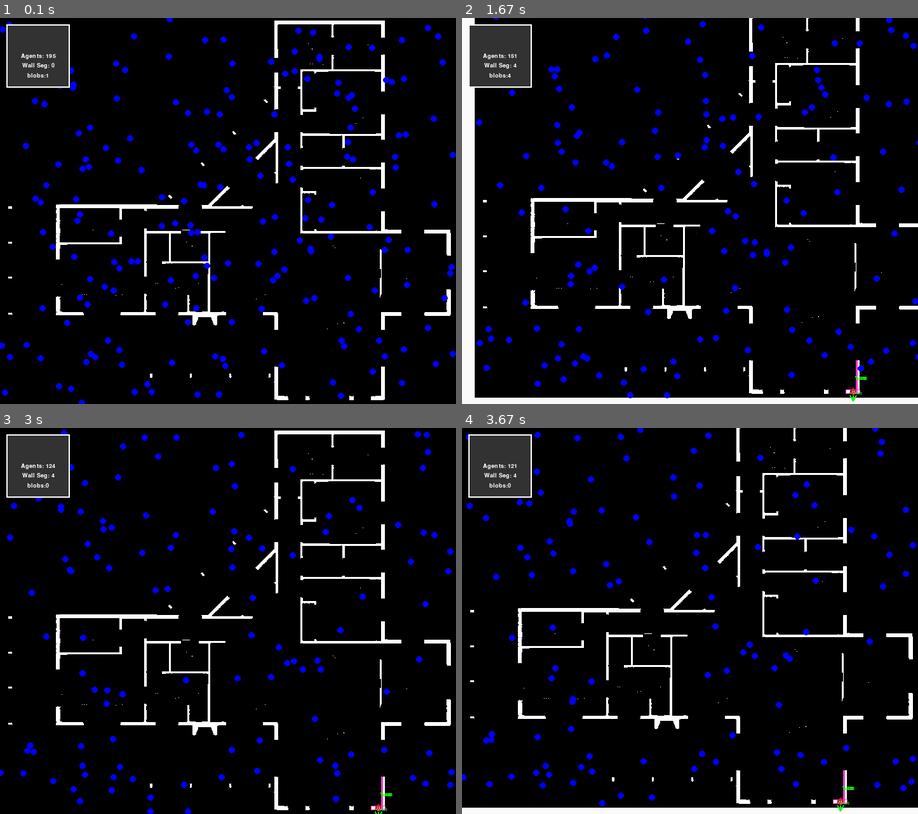
Above: before the commit, frames 1-4 (two rows, left to right).
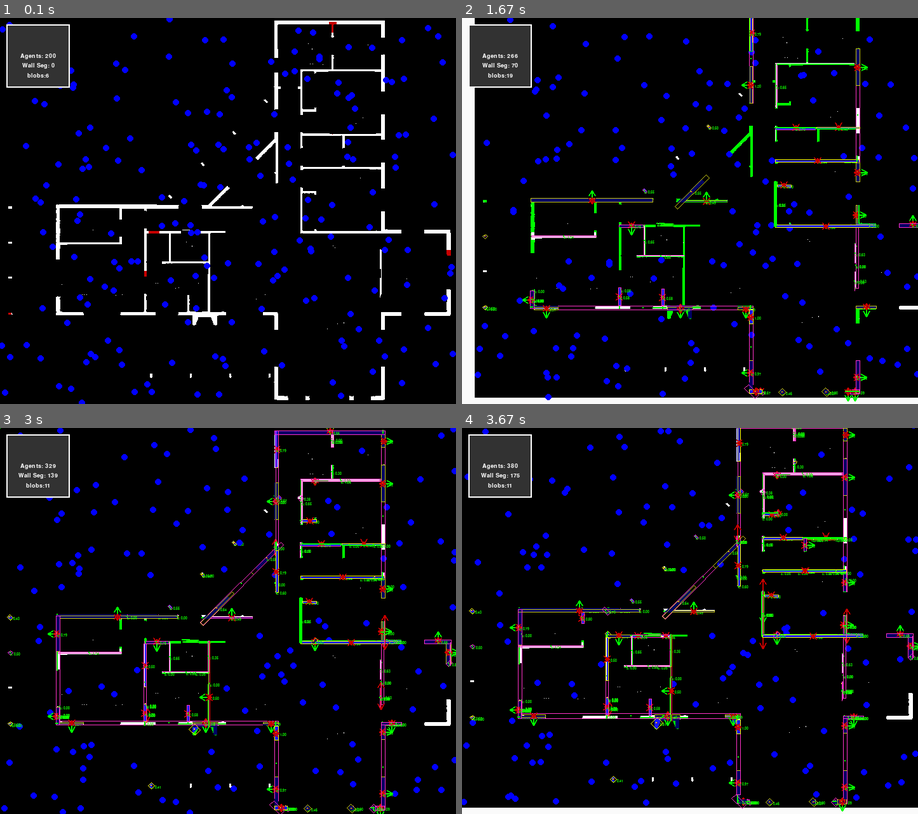
Above: after the commit, the same moments.

Repository: b62303411/house_gen
Game: pygame game, started from main_sim.py
Two runs of this game, one before a commit and one after it. Both use one fixed random seed, a clock stepped at 60 frames per second and the inputs below.
Inputs:
- Up to frame 1 (0.1 s): no input
- Up to frame 2 (1.67 s): hold Right 0.33-0.8 s; hold Up 0.83-1.3 s; hold Right from 1.33 s (still down)
- Up to frame 3 (3 s): release Right at 1.8 s; hold Left 1.83-2.37 s; hold Down 2.4-2.87 s; hold Left from 2.9 s (still down)
- Up to frame 4 (3.67 s): release Left at 3.37 s; hold Up from 3.4 s (still down)

The runs differ from the first frame. In frame 1, 0.1% of the frame differs, in the area x 1-99%, y 0-87%; in frame 2, 8.5%; in frame 3, 9.3%, in the area x 0-100%, y 0-100%; in frame 4, 9.2%.

Commit message:
works sort of but not really ready to merge

Diff:
--- a/experiment_floorplan.json
+++ b/experiment_floorplan.json
@@ -1,5 +1,509 @@
 {
-  "nodes": [],
-  "edges": [],
+  "nodes": [
+    {
+      "id": "N1",
+      "x": 29.0,
+      "y": 14.666666666666666
+    },
+    {
+      "id": "N2",
+      "x": 32.2,
+      "y": 39.93333333333333
+    },
+    {
+      "id": "N3",
+      "x": 15.233333333333333,
+      "y": 30.933333333333334
+    },
+    {
+      "id": "N4",
+      "x": 36.03333333333333,
+      "y": 12.266666666666667
+    },
+    {
+      "id": "N5",
+      "x": 29.0,
+      "y": 7.377123616632828
+    },
+    {
+      "id": "N6",
+      "x": 15.233333333333333,
+      "y": 31.133333333333333
+    },
+    {
+      "id": "N7",
+      "x": 40.2,
+      "y": 31.066666666666666
+    },
+    {
+      "id": "N8",
+      "x": 31.533333333333335,
+      "y": 22.533333333333335
+    },
+    {
+      "id": "N9",
+      "x": 6.0,
+      "y": 31.066666666666666
+    },
+    {
+      "id": "N10",
+      "x": 36.03333333333333,
+      "y": 12.9
+    },
+    {
+      "id": "N11",
+      "x": 29.0,
+      "y": 12.8
+    },
+    {
+      "id": "N12",
+      "x": 28.966666666666665,
+      "y": 31.833333333333332
+    },
+    {
+      "id": "N13",
+      "x": 47.06666666666667,
+      "y": 31.1
+    },
+    {
+      "id": "N14",
+      "x": 15.233333333333333,
+      "y": 30.1
+    },
+    {
+      "id": "N15",
+      "x": 20.033333333333335,
+      "y": 37.56666666666667
+    },
+    {
+      "id": "N16",
+      "x": 15.282842712474622,
+      "y": 22.5
+    },
+    {
+      "id": "N17",
+      "x": 15.233333333333333,
+      "y": 31.066666666666666
+    },
+    {
+      "id": "N18",
+      "x": 12.666666666666666,
+      "y": 23.6
+    },
+    {
+      "id": "N19",
+      "x": 6.0,
+      "y": 30.233333333333334
+    },
+    {
+      "id": "N20",
+      "x": 27.166666666666668,
+      "y": 14.566666666666666
+    },
+    {
+      "id": "N21",
+      "x": 31.666666666666668,
+      "y": 5.4
+    },
+    {
+      "id": "N22",
+      "x": 40.13333333333333,
+      "y": 22.533333333333335
+    },
+    {
+      "id": "N23",
+      "x": 29.0,
+      "y": 12.733333333333333
+    },
+    {
+      "id": "N24",
+      "x": 30.09763107293782,
+      "y": 39.93333333333333
+    },
+    {
+      "id": "N25",
+      "x": 36.8,
+      "y": 39.93333333333333
+    },
+    {
+      "id": "N26",
+      "x": 31.533333333333335,
+      "y": 20.2
+    },
+    {
+      "id": "N27",
+      "x": 31.6,
+      "y": 22.533333333333335
+    },
+    {
+      "id": "N28",
+      "x": 33.097631072937816,
+      "y": 22.533333333333335
+    },
+    {
+      "id": "N29",
+      "x": 39.86666666666667,
+      "y": 28.333333333333332
+    },
+    {
+      "id": "N30",
+      "x": 31.666666666666668,
+      "y": 7.241421356237311
+    },
+    {
+      "id": "N31",
+      "x": 20.0,
+      "y": 37.6
+    },
+    {
+      "id": "N32",
+      "x": 39.13333333333333,
+      "y": 39.93333333333333
+    },
+    {
+      "id": "N33",
+      "x": 29.033333333333335,
+      "y": 31.833333333333332
+    },
+    {
+      "id": "N34",
+      "x": 29.050490620858714,
+      "y": 39.93333333333333
+    },
+    {
+      "id": "N35",
+      "x": 15.222876383367172,
+      "y": 19.8
+    },
+    {
+      "id": "N36",
+      "x": 47.06666666666667,
+      "y": 24.67001683544628
+    },
+    {
+      "id": "N37",
+      "x": 40.2,
+      "y": 15.666666666666666
+    },
+    {
+      "id": "N38",
+      "x": 6.033333333333333,
+      "y": 23.6
+    },
+    {
+      "id": "N39",
+      "x": 33.149509379141286,
+      "y": 5.533333333333333
+    },
+    {
+      "id": "N40",
+      "x": 40.2,
+      "y": 12.2
+    },
+    {
+      "id": "N41",
+      "x": 31.533333333333335,
+      "y": 12.233333333333333
+    },
+    {
+      "id": "N42",
+      "x": 27.966666666666665,
+      "y": 13.766666666666667
+    },
+    {
+      "id": "N43",
+      "x": 15.156209716700507,
+      "y": 19.866666666666667
+    },
+    {
+      "id": "N44",
+      "x": 24.2,
+      "y": 37.6
+    },
+    {
+      "id": "N45",
+      "x": 21.866666666666667,
+      "y": 19.866666666666667
+    },
+    {
+      "id": "N46",
+      "x": 21.933333333333334,
+      "y": 19.8
+    }
+  ],
+  "edges": [
+    {
+      "id": "Ext_9",
+      "start_node": "N3",
+      "end_node": "N17",
+      "wall_type": "exterior",
+      "stud_type": "2x6",
+      "height": 2.7432
+    },
+    {
+      "id": "Ext_11",
+      "start_node": "N2",
+      "end_node": "N34",
+      "wall_type": "exterior",
+      "stud_type": "2x6",
+      "height": 2.7432
+    },
+    {
+      "id": "Ext_13",
+      "start_node": "N42",
+      "end_node": "N11",
+      "wall_type": "exterior",
+      "stud_type": "2x6",
+      "height": 2.7432
+    },
+    {
+      "id": "Ext_21",
+      "start_node": "N19",
+      "end_node": "N9",
+      "wall_type": "exterior",
+      "stud_type": "2x6",
+      "height": 2.7432
+    },
+    {
+      "id": "Ext_23",
+      "start_node": "N3",
+      "end_node": "N17",
+      "wall_type": "exterior",
+      "stud_type": "2x6",
+      "height": 2.7432
+    },
+    {
+      "id": "Ext_24",
+      "start_node": "N1",
+      "end_node": "N11",
+      "wall_type": "exterior",
+      "stud_type": "2x6",
+      "height": 2.7432
+    },
+    {
+      "id": "Ext_25",
+      "start_node": "N12",
+      "end_node": "N33",
+      "wall_type": "exterior",
+      "stud_type": "2x6",
+      "height": 2.7432
+    },
+    {
+      "id": "Ext_28",
+      "start_node": "N3",
+      "end_node": "N17",
+      "wall_type": "exterior",
+      "stud_type": "2x6",
+      "height": 2.7432
+    },
+    {
+      "id": "Ext_32",
+      "start_node": "N2",
+      "end_node": "N34",
+      "wall_type": "exterior",
+      "stud_type": "2x6",
+      "height": 2.7432
+    },
+    {
+      "id": "Ext_35",
+      "start_node": "N42",
+      "end_node": "N11",
+      "wall_type": "exterior",
+      "stud_type": "2x6",
+      "height": 2.7432
+    },
+    {
+      "id": "Ext_39",
+      "start_node": "N35",
+      "end_node": "N43",
+      "wall_type": "exterior",
+      "stud_type": "2x6",
+      "height": 2.7432
+    },
+    {
+      "id": "Ext_47",
+      "start_node": "N19",
+      "end_node": "N9",
+      "wall_type": "exterior",
+      "stud_type": "2x6",
+      "height": 2.7432
+    },
+    {
+      "id": "Ext_48",
+      "start_node": "N1",
+      "end_node": "N11",
+      "wall_type": "exterior",
+      "stud_type": "2x6",
+      "height": 2.7432
+    },
+    {
+      "id": "Ext_49",
+      "start_node": "N8",
+      "end_node": "N26",
+      "wall_type": "exterior",
+      "stud_type": "2x6",
+      "height": 2.7432
+    },
+    {
+      "id": "Ext_52",
+      "start_node": "N18",
+      "end_node": "N38",
+      "wall_type": "exterior",
+      "stud_type": "2x6",
+      "height": 2.7432
+    },
+    {
+      "id": "Ext_53",
+      "start_node": "N12",
+      "end_node": "N33",
+      "wall_type": "exterior",
+      "stud_type": "2x6",
+      "height": 2.7432
+    },
+    {
+      "id": "Ext_63",
+      "start_node": "N30",
+      "end_node": "N21",
+      "wall_type": "exterior",
+      "stud_type": "2x6",
+      "height": 2.7432
+    },
+    {
+      "id": "Ext_64",
+      "start_node": "N3",
+      "end_node": "N17",
+      "wall_type": "exterior",
+      "stud_type": "2x6",
+      "height": 2.7432
+    },
+    {
+      "id": "Ext_65",
+      "start_node": "N4",
+      "end_node": "N41",
+      "wall_type": "exterior",
+      "stud_type": "2x6",
+      "height": 2.7432
+    },
+    {
+      "id": "Ext_70",
+      "start_node": "N8",
+      "end_node": "N27",
+      "wall_type": "exterior",
+      "stud_type": "2x6",
+      "height": 2.7432
+    },
+    {
+      "id": "Ext_71",
+      "start_node": "N15",
+      "end_node": "N31",
+      "wall_type": "exterior",
+      "stud_type": "2x6",
+      "height": 2.7432
+    },
+    {
+      "id": "Ext_73",
+      "start_node": "N35",
+      "end_node": "N43",
+      "wall_type": "exterior",
+      "stud_type": "2x6",
+      "height": 2.7432
+    },
+    {
+      "id": "Ext_75",
+      "start_node": "N40",
+      "end_node": "N37",
+      "wall_type": "exterior",
+      "stud_type": "2x6",
+      "height": 2.7432
+    },
+    {
+      "id": "Ext_95",
+      "start_node": "N3",
+      "end_node": "N17",
+      "wall_type": "exterior",
+      "stud_type": "2x6",
+      "height": 2.7432
+    },
+    {
+      "id": "Ext_104",
+      "start_node": "N35",
+      "end_node": "N43",
+      "wall_type": "exterior",
+      "stud_type": "2x6",
+      "height": 2.7432
+    },
+    {
+      "id": "Ext_105",
+      "start_node": "N40",
+      "end_node": "N37",
+      "wall_type": "exterior",
+      "stud_type": "2x6",
+      "height": 2.7432
+    },
+    {
+      "id": "Ext_116",
+      "start_node": "N3",
+      "end_node": "N17",
+      "wall_type": "exterior",
+      "stud_type": "2x6",
+      "height": 2.7432
+    },
+    {
+      "id": "Ext_117",
+      "start_node": "N12",
+      "end_node": "N33",
+      "wall_type": "exterior",
+      "stud_type": "2x6",
+      "height": 2.7432
+    },
+    {
+      "id": "Ext_120",
+      "start_node": "N3",
+      "end_node": "N17",
+      "wall_type": "exterior",
+      "stud_type": "2x6",
+      "height": 2.7432
+    },
+    {
+      "id": "Ext_136",
+      "start_node": "N43",
+      "end_node": "N35",
+      "wall_type": "exterior",
+      "stud_type": "2x6",
+      "height": 2.7432
+    },
+    {
+      "id": "Ext_153",
+      "start_node": "N4",
+      "end_node": "N41",
+      "wall_type": "exterior",
+      "stud_type": "2x6",
+      "height": 2.7432
+    },
+    {
+      "id": "Ext_161",
+      "start_node": "N4",
+      "end_node": "N10",
+      "wall_type": "exterior",
+      "stud_type": "2x6",
+      "height": 2.7432
+    },
+    {
+      "id": "Ext_177",
+      "start_node": "N4",
+      "end_node": "N41",
+      "wall_type": "exterior",
+      "stud_type": "2x6",
+      "height": 2.7432
+    },
+    {
+      "id": "Ext_196",
+      "start_node": "N3",
+      "end_node": "N17",
+      "wall_type": "exterior",
+      "stud_type": "2x6",
+      "height": 2.7432
+    }
+  ],
   "furnitures": []
 }
--- a/floor_plan_reader/agents/blob.py
+++ b/floor_plan_reader/agents/blob.py
@@ -22,6 +22,9 @@
         self.walls = set()
         self.bounding_box = None
 
+    def __lt__(self, other):
+        # Compare based on the 'value' attribute
+        return self.blob_size() < other.blob_size()
     def is_food(self, x, y):
         return self.world.is_food(x, y)
 
@@ -31,10 +34,13 @@
     def blob_size(self):
         return len(self.cells)
 
+    def add_growth(self,cell):
+        self.growth.add(cell)
+
     def eat(self, other):
         for g in other.growth:
             if g not in self.cells:
-                self.growth.add(g)
+                self.add_growth(g)
         for c in other.cells:
             self.world.set_blob(c.x, c.y, self)
             self.cells.add(c)
@@ -56,7 +62,7 @@
                 if self.world.is_within_bounds(x, y):
                     if self.is_food(x, y):
                         if not self.world.is_blob(x, y):
-                            self.growth.add(candidate)
+                            self.add_growth(candidate)
                             self.cells.add(candidate)
                             self.world.set_blob(x, y, self)
                         else:
--- a/floor_plan_reader/agents/mushroom_tests.py
+++ b/floor_plan_reader/agents/mushroom_tests.py
@@ -4,12 +4,14 @@
 
 import numpy as np
 
+from floor_plan_reader.agents.wall_segment import WallSegment
 from floor_plan_reader.cell import Cell
 from floor_plan_reader.math.collision_box import CollisionBox
 from floor_plan_reader.id_util import Id_Util
-from floor_plan_reader.wall_segment import WallSegment
+from floor_plan_reader.world_factory import WorldFactory
+
 from mushroom_agent import Mushroom
-from world_factory import WorldFactory
+
 
 
 class TestMushroomGrowth(unittest.TestCase):
@@ -20,8 +22,11 @@
         grid = np.zeros(grid_size, dtype=int)
         wf.set_grid(grid)
         self.world = wf.create_World()  # Mock world
-        self.mushroom = Mushroom(5, 5, self.world, 1)
-
+        self.blob = None
+        self.mushroom = Mushroom( self.world,self.blob ,5, 5, 1)
+
+    def create_wall(self,x,y):
+        self.mushroom = Mushroom(self.world, self.blob , x, y, 1)
     def test_test(self):
         self.mushroom.run()
 
@@ -78,7 +83,8 @@
         self.assertEqual(y, 5)
 
     def test_wall_detection_vertical_wall(self):
-        self.mushroom = Mushroom(4, 2, self.world, 1)
+        self.create_wall(4,2)
+
         self.world.grid[2:12, 4:7] = 1  # Horizontal wall (3 pixels thick, 4 pixels long)
         self.assertFalse(self.world.is_food(int(2), int(4)))
         self.assertTrue(self.world.is_food(int(4), int(4)))
@@ -88,9 +94,9 @@
         self.mushroom.run()
         self.assertLessEqual(self.mushroom.collision_box.width, 3)
         self.assertLessEqual(self.mushroom.collision_box.length, 10)
-        self.assertEqual(self.mushroom.state, "stem_growth")
-        self.mushroom.run()
-        self.assertEqual(self.mushroom.state, "width_assessment")
+        self.assertEqual(self.mushroom.get_state(), "stem_growth")
+        self.mushroom.run()
+        self.assertEqual(self.mushroom.get_state(), "width_assessment")
         self.mushroom.run()
         # self.assertEqual(self.mushroom.state,"width_expansion")
         self.mushroom.run()
--- a/floor_plan_reader/agents/wall_scanner_test.py
+++ b/floor_plan_reader/agents/wall_scanner_test.py
@@ -19,6 +19,7 @@
 from floor_plan_reader.wall_scanner import WallScanner
 from floor_plan_reader.world_factory import WorldFactory
 
+
 class TestWallScanner(unittest.TestCase):
     def setUp(self):
         self.wf = WorldFactory()
@@ -27,8 +28,6 @@
         self.vp = ViewPoint()
         self.simulation = None
         pygame.init()
-
-
 
     def draw(self):
         self.screen.fill((50, 50, 50))
@@ -41,20 +40,20 @@
 
     def worker(self):
         logging.debug("Thread started")
-        #time.sleep(2)  # Simulate some work
+        # time.sleep(2)  # Simulate some work
         while True:
             self.simulation.view.draw()
             time.sleep(0.5)
         logging.debug("Thread finished")
+
     def test_case_two(self):
-
 
         self.simulation = Simulation()
         file = "debug_169x15_552_337.png"
         image_path = f"test_img\\{file}"
         self.simulation.init_world(image_path)
-        self.simulation.view.vp.zoom_factor=5
-        self.screen = pygame.display.set_mode((self.simulation.width*5, self.simulation.height*5), pygame.RESIZABLE)
+        self.simulation.view.vp.zoom_factor = 5
+        self.screen = pygame.display.set_mode((self.simulation.width * 5, self.simulation.height * 5), pygame.RESIZABLE)
         pygame.display.set_caption("Ant Demo (Native Resolution + Zoom)")
         shape = self.simulation.world.get_shape()
         self.simulation.view.init()
@@ -65,20 +64,20 @@
             """
         # Test 1: Check if the center pixel is green (0, 255, 0)
         center_x, center_y = shape[1] // 2, shape[0] // 2  # Center of a 10x10 grid
-        self.simulation.world.draw_at((center_x,center_y),1)
+        self.simulation.world.draw_at((center_x, center_y), 1)
         scanner = WallScanner(self.simulation.world)
         result = scanner.scan_for_walls(center_x, center_y)
         self.assertTrue(result.is_valid())
         blob = self.simulation.world.create_blob(center_x, center_y)
 
-        #self.simulation.world = self.world
+        # self.simulation.world = self.world
         blob.active_mush
         n = 0
         while n < 84:
             self.simulation.run()
             self.simulation.view.draw()
             n = n + 1
-        n=0
+        n = 0
         self.simulation.view.draw()
         while n < 5:
             n = n + 1
@@ -116,24 +115,43 @@
 class TestWallScanner(unittest.TestCase):
     def setUp(self):
         self.wf = WorldFactory()
+
+    def test_blob(self):
+        file = "debug_169x15_552_337.png"
+        image_path = f"..\\test_img\\{file}"
+        self.wf.set_img(image_path)
+        self.world = self.wf.create_World()
+        center_x, center_y = 107, 7  # Center of a 10x10 grid
+        self.world.create_blob(center_x, center_y)
+        simulation = Simulation()
+        simulation.world = self.world
+        i = 0
+        while i < 10:
+            simulation.run()
+            i = i + 1
+        self.assertEqual(2, len(self.world.blobs))
+        first_element = sorted(self.world.blobs)[0]
+        self.assertEqual(76, first_element.blob_size())
+
+
     def test_case_one(self):
-            file= "region_20x20_426_463.png"
-            image_path = f"test_img\\{file}"
-            #image = Image.open(image_path)
-            #image_array = np.array(image)
-            self.wf.set_img(image_path)
-            self.world = self.wf.create_World()
-            """
+        file = "debug_169x15_552_337.png"
+        image_path = f"..\\test_img\\{file}"
+        # image = Image.open(image_path)
+        # image_array = np.array(image)
+        self.wf.set_img(image_path)
+        self.world = self.wf.create_World()
+        """
             Perform tests on the 10x10 image array.
             """
-            # Test 1: Check if the center pixel is green (0, 255, 0)
-            center_x, center_y = 10, 10  # Center of a 10x10 grid
-            #center_pixel = image_array[center_y, center_x]
-            #is_center_green = np.array_equal(center_pixel, [0, 255, 0])
+        # Test 1: Check if the center pixel is green (0, 255, 0)
+        center_x, center_y = 107, 7  # Center of a 10x10 grid
+        # center_pixel = image_array[center_y, center_x]
+        # is_center_green = np.array_equal(center_pixel, [0, 255, 0])
 
-            # Test 2: Count the number of white (empty) and black (wall) pixels
-            #white_pixels = np.sum(np.all(image_array == [255, 255, 255], axis=-1))
-            #black_pixels = np.sum(np.all(image_array == [0, 0, 0], axis=-1))
-            scanner = WallScanner(self.world)
-            result = scanner.scan_for_walls(center_x, center_y)
-            self.assertTrue(result.is_valid())
+        # Test 2: Count the number of white (empty) and black (wall) pixels
+        # white_pixels = np.sum(np.all(image_array == [255, 255, 255], axis=-1))
+        # black_pixels = np.sum(np.all(image_array == [0, 0, 0], axis=-1))
+        scanner = WallScanner(self.world)
+        result = scanner.scan_for_walls(center_x, center_y)
+        self.assertTrue(result.is_valid())
--- a/floor_plan_reader/cell.py
+++ b/floor_plan_reader/cell.py
@@ -2,7 +2,7 @@
 
 
 class Cell:
-    def __init__(self, x : int, y : int):
+    def __init__(self, x: int, y: int):
         self.is_stem = False
         self.is_root = False
         self.is_visited = False
@@ -15,21 +15,22 @@
     def x(self) -> int:
         return self._x
 
-    @x.setter
-    def x(self, value: int) -> None:
-        if not isinstance(value, int64) and not isinstance(value,int):
-            raise TypeError("`x` must be a int.")
-        self._x = value
-
     @property
     def y(self) -> int:
         return self._y
 
     @x.setter
+    def x(self, value: int) -> None:
+        if not isinstance(value, int64) and not isinstance(value, int):
+            raise TypeError("`x` must be a int.")
+        self._x = value
+
+    @y.setter
     def y(self, value: int) -> None:
-        if not isinstance(value, int64) and not isinstance(value,int):
+        if not isinstance(value, int64) and not isinstance(value, int):
             raise TypeError("`name` must be a string.")
         self._y = value
+
     def __eq__(self, other):
         """Check equality based on x and y values."""
         if isinstance(other, Cell):
--- a/floor_plan_reader/simulation.py
+++ b/floor_plan_reader/simulation.py
@@ -114,11 +114,15 @@
 
     def init_world(self,image_path_filtered,threshold=200):
         img_gray = cv2.imread(image_path_filtered, cv2.IMREAD_GRAYSCALE)
+
         if img_gray is None:
             raise FileNotFoundError(f"Cannot load image: {image_path_filtered}")
+        img_gray = cv2.bitwise_not(img_gray)
         g = (img_gray >= threshold).astype(np.uint8)
+
         self.wf.set_grid(g)
         self.world = self.wf.create_World()
+        self.solver = IntersectionSolver(self.world)
         self.height, self.width = self.world.grid.shape
         self.floorplan_surf = pygame.Surface((self.width, self.height))
         for y in range(self.height):
@@ -138,20 +142,9 @@
                            num_ants=20,
                            allow_revisit=False
                            ):
+        self.wf.set_num_ants(num_ants)
         # 1) Load grayscale
-        img_gray = cv2.imread(image_path, cv2.IMREAD_GRAYSCALE)
-        img_gray = cv2.bitwise_not(img_gray)
-        img_colour = cv2.imread(image_path)
-
-        # img_gray_rgb = cv2.cvtColor(img_colour, cv2.COLOR_GRAY2RGB)
-        self.img_gray_surface = pygame.surfarray.make_surface(img_colour.swapaxes(0, 1))
-        # 2) Create grid: 1=empty, 0=wall
-        g = (img_gray >= threshold).astype(np.uint8)
-        self.wf.set_grid(g)
-        self.wf.set_num_ants(num_ants)
-        self.world = self.wf.create_World()
-        self.solver = IntersectionSolver(self.world)
-        self.height, self.width = self.world.grid.shape
+        self.init_world(image_path)
 
         # 3) Init Pygame with the *exact* dimensions as the image
         pygame.init()
--- a/floor_plan_reader/wall_scanner.py
+++ b/floor_plan_reader/wall_scanner.py
@@ -67,7 +67,7 @@
             x += nx
             y += ny
             steps +=1
-        if steps > 3:
+        if steps >= 3:
             return True
 
         return False
